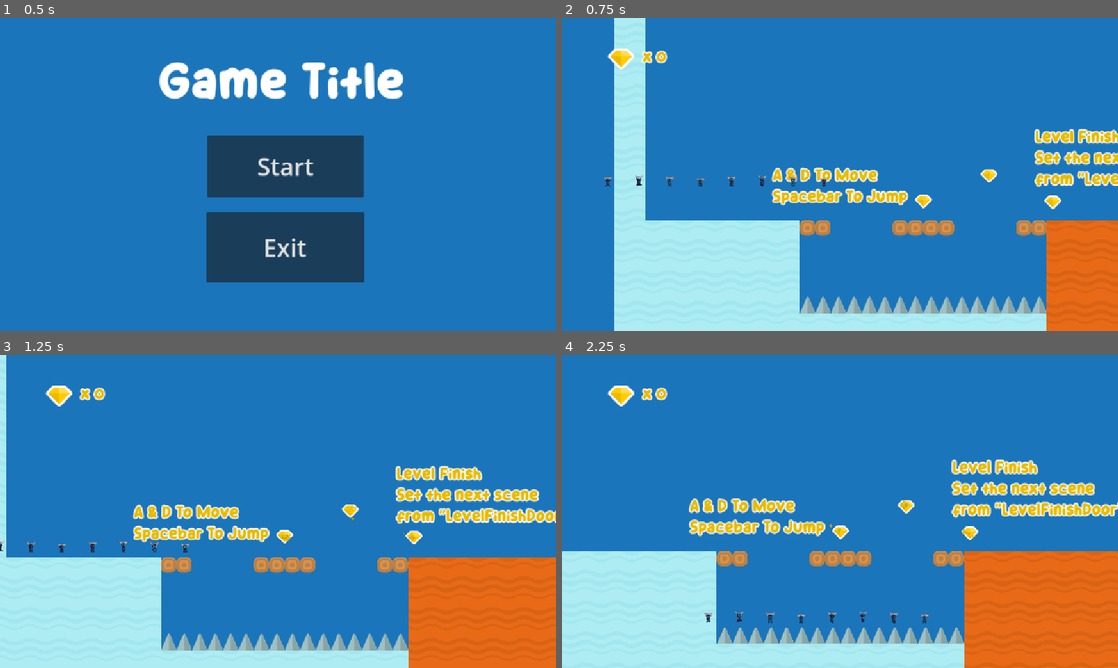
Above: before the commit, frames 1-4 (two rows, left to right).
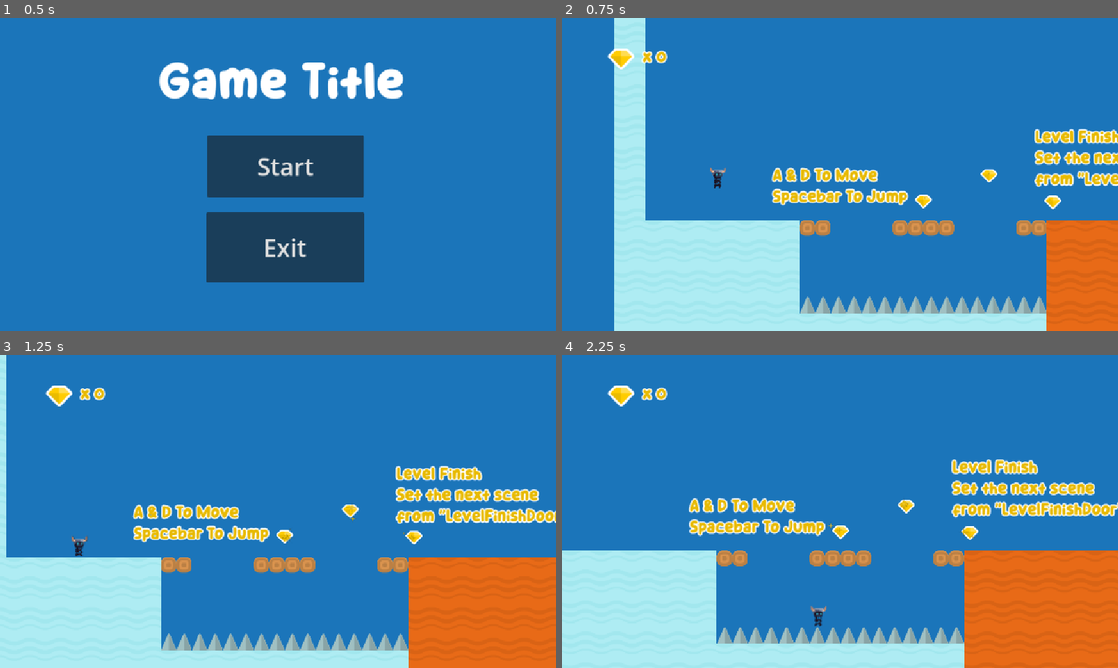
Above: after the commit, the same moments.

Repository: YanathornBoonlue/projectgame2d
Game: Godot game, scene res://menu.tscn
Same seed, same stepped clock (60 frames per second), same inputs: the game is played once before the commit and once after it.
Inputs:
- Up to frame 1 (0.5 s): no input
- Up to frame 2 (0.75 s): click "Start" at 0.5 s
- Up to frame 3 (1.25 s): no input
- Up to frame 4 (2.25 s): hold D (Right) from 1.28 s (still down); tap Space (Jump) at 1.35, 1.52, 1.82, 2.1 s

Frame 1 is identical in both runs. In frame 2, 0.3% of the frame differs, in the area x 7-48%, y 47-55%; in frame 3, 0.3%; in frame 4, 1.9%, in the area x 0-100%, y 33-91%.

Commit message:
character second commit

Diff:
--- a/Scenes/Prefabs/player.tscn
+++ b/Scenes/Prefabs/player.tscn
@@ -1,25 +1,48 @@
-[gd_scene load_steps=12 format=3 uid="uid://w7m6tehvvy3g"]
+[gd_scene load_steps=20 format=3 uid="uid://w7m6tehvvy3g"]
 
 [ext_resource type="Script" uid="uid://cxvp18swq6d02" path="res://Scripts/player.gd" id="1_qt7d6"]
-[ext_resource type="Texture2D" uid="uid://cbss87b7xk5lc" path="res://Assets/Spritesheet/platformerPack_character.png" id="2_q0cxm"]
+[ext_resource type="Texture2D" uid="uid://dxbibuqe0kh0l" path="res://Assets/Spritesheet/Blue-Blob-Idle 1.png" id="2_ak25i"]
 [ext_resource type="Texture2D" uid="uid://dxp77wq60c2rr" path="res://Assets/Textures/CloudTexture.png" id="3_8vxmb"]
-[ext_resource type="Texture2D" uid="uid://bbua5arfq6k1r" path="res://Assets/Spritesheet/Blue-Blob-Run.png" id="3_cb7df"]
+[ext_resource type="Texture2D" uid="uid://6ks0wy7qe6p3" path="res://Assets/Spritesheet/Blue-Blob-Idle 3.png" id="3_fdt7q"]
 [ext_resource type="PackedScene" uid="uid://d24pmgsqloknn" path="res://Scenes/Prefabs/yanathorn.tscn" id="4_0ctox"]
-
-[sub_resource type="AtlasTexture" id="AtlasTexture_y2um1"]
-atlas = ExtResource("2_q0cxm")
-region = Rect2(96, 0, 96, 96)
+[ext_resource type="Texture2D" uid="uid://cudkd6ckheg1k" path="res://Assets/Spritesheet/Blue-Blob-Idle 4.png" id="4_k7ict"]
+[ext_resource type="Texture2D" uid="uid://dvypnj7i80t7y" path="res://Assets/Spritesheet/Blue-Blob-Jump 1.png" id="5_qapsg"]
+[ext_resource type="Texture2D" uid="uid://cnwqa3we7dal4" path="res://Assets/Spritesheet/Blue-Blob-Jump 2.png" id="6_eejau"]
+[ext_resource type="Texture2D" uid="uid://da41umnjl2gfp" path="res://Assets/Spritesheet/Blue-Blob-Jump 3.png" id="7_rc3i2"]
+[ext_resource type="Texture2D" uid="uid://byeipdv1v8od4" path="res://Assets/Spritesheet/Blue-Blob-Jump 4.png" id="8_ultsi"]
+[ext_resource type="Texture2D" uid="uid://cnj0bmcs1g4no" path="res://Assets/Spritesheet/Blue-Blob-Run 1.png" id="9_823f0"]
+[ext_resource type="Texture2D" uid="uid://brh3ctjc5nm0q" path="res://Assets/Spritesheet/Blue-Blob-Run 2.png" id="10_33gpj"]
+[ext_resource type="Texture2D" uid="uid://ppdigan0xmg7" path="res://Assets/Spritesheet/Blue-Blob-Run 3.png" id="11_5us4r"]
+[ext_resource type="Texture2D" uid="uid://bj3cknsdcey2o" path="res://Assets/Spritesheet/Blue-Blob-Run 4.png" id="12_dfo05"]
 
 [sub_resource type="SpriteFrames" id="SpriteFrames_4nss6"]
 animations = [{
-"frames": [],
+"frames": [{
+"duration": 1.0,
+"texture": ExtResource("2_ak25i")
+}, {
+"duration": 1.0,
+"texture": ExtResource("3_fdt7q")
+}, {
+"duration": 1.0,
+"texture": ExtResource("4_k7ict")
+}],
 "loop": true,
 "name": &"Idle",
 "speed": 5.0
 }, {
 "frames": [{
 "duration": 1.0,
-"texture": SubResource("AtlasTexture_y2um1")
+"texture": ExtResource("5_qapsg")
+}, {
+"duration": 1.0,
+"texture": ExtResource("6_eejau")
+}, {
+"duration": 1.0,
+"texture": ExtResource("7_rc3i2")
+}, {
+"duration": 1.0,
+"texture": ExtResource("8_ultsi")
 }],
 "loop": true,
 "name": &"Jump",
@@ -27,7 +50,16 @@
 }, {
 "frames": [{
 "duration": 1.0,
-"texture": ExtResource("3_cb7df")
+"texture": ExtResource("9_823f0")
+}, {
+"duration": 1.0,
+"texture": ExtResource("10_33gpj")
+}, {
+"duration": 1.0,
+"texture": ExtResource("11_5us4r")
+}, {
+"duration": 1.0,
+"texture": ExtResource("12_dfo05")
 }],
 "loop": true,
 "name": &"Walk",
@@ -35,11 +67,11 @@
 }]
 
 [sub_resource type="CapsuleShape2D" id="CapsuleShape2D_n4sts"]
-radius = 15.0
-height = 54.0
+radius = 11.0
+height = 44.0
 
 [sub_resource type="RectangleShape2D" id="RectangleShape2D_tvbjh"]
-size = Vector2(43, 52.5)
+size = Vector2(22.75, 43.8125)
 
 [sub_resource type="Curve" id="Curve_m2jh0"]
 _data = [Vector2(0, 0), 0.0, 0.0, 0, 0, Vector2(0.246032, 1), 0.0, 0.0, 0, 0, Vector2(1, 0), 0.0, 0.0, 0, 0]
@@ -53,9 +85,11 @@
 script = ExtResource("1_qt7d6")
 
 [node name="AnimatedSprite2D" type="AnimatedSprite2D" parent="."]
-position = Vector2(-1, 17)
+position = Vector2(-1, 4)
+scale = Vector2(2, 2)
 sprite_frames = SubResource("SpriteFrames_4nss6")
-animation = &"Walk"
+animation = &"Idle"
+frame_progress = 0.647203
 
 [node name="CollisionShape2D" type="CollisionShape2D" parent="."]
 position = Vector2(0, 16)
Binary file added: Assets/Spritesheet/Blue-Blob-Idle 1.png
Not shown, added: Assets/Spritesheet/Blue-Blob-Idle 1.png.import
Binary file added: Assets/Spritesheet/Blue-Blob-Idle 2.png
Not shown, added: Assets/Spritesheet/Blue-Blob-Idle 2.png.import
Binary file added: Assets/Spritesheet/Blue-Blob-Idle 3.png
Not shown, added: Assets/Spritesheet/Blue-Blob-Idle 3.png.import
Binary file added: Assets/Spritesheet/Blue-Blob-Idle 4.png
Not shown, added: Assets/Spritesheet/Blue-Blob-Idle 4.png.import
Binary file added: Assets/Spritesheet/Blue-Blob-Jump 1.png
Not shown, added: Assets/Spritesheet/Blue-Blob-Jump 1.png.import
Binary file added: Assets/Spritesheet/Blue-Blob-Jump 2.png
Not shown, added: Assets/Spritesheet/Blue-Blob-Jump 2.png.import
(and 12 more such lines)
